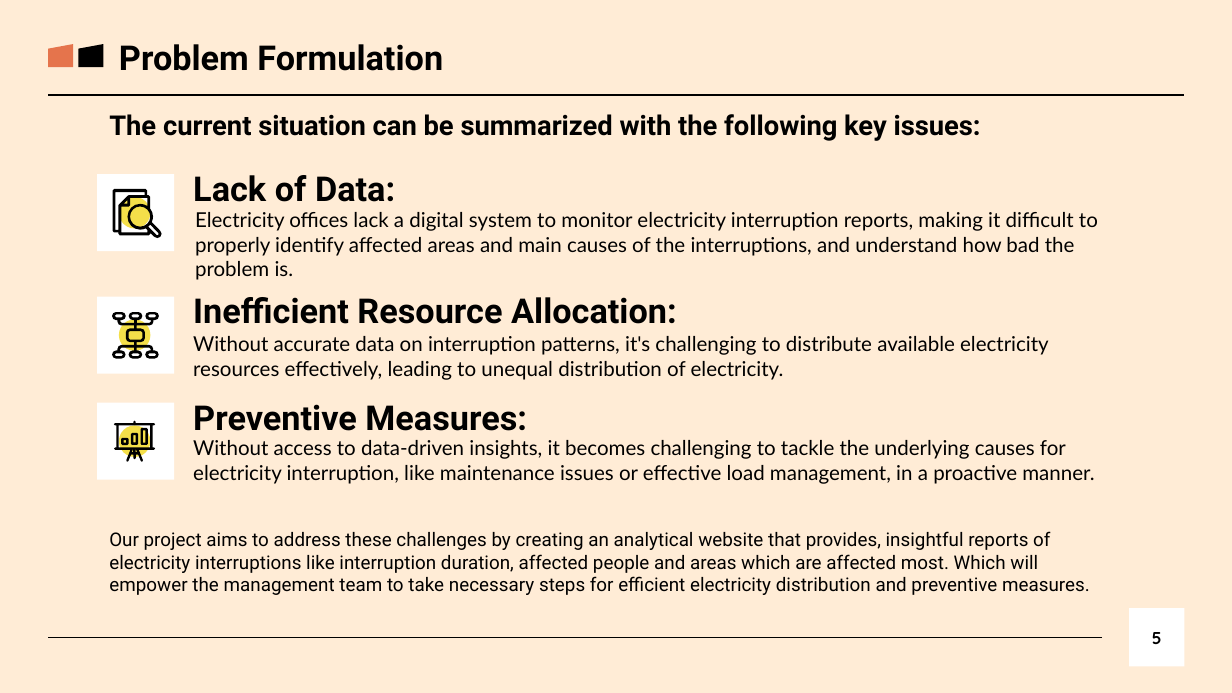
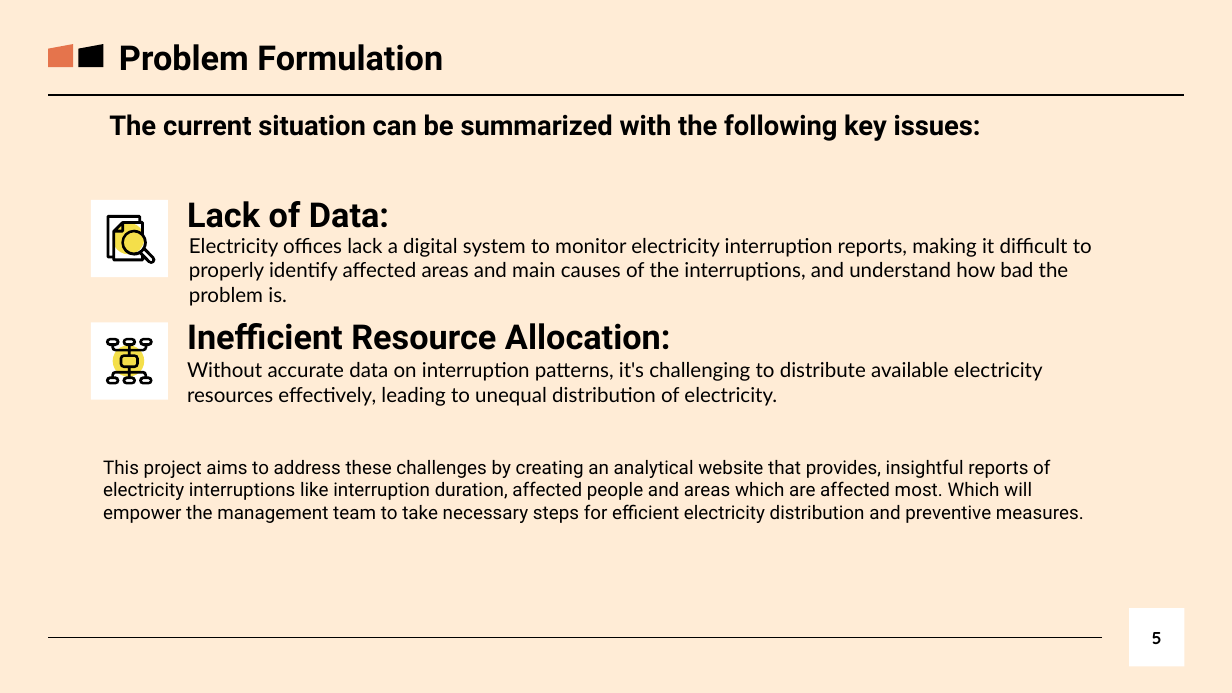
Before and after one commit to itstanmaymitra/eims, a slide deck: slide 5 of presentation/Presentation.pptx. Drawn at 1232x693 pixels with LibreOffice and Linux fonts; fonts in the diff are those of the drawing. Boxes give left, top, right and bottom in pixels: in the first picture for what was removed or moved away, otherwise in the second. Text is boxed around its words. In the diff, an @@ line names an element or a change of style, - is before the commit and + after.

```diff
--- a/presentation/Presentation.pptx
+++ b/presentation/Presentation.pptx
@@ 2 texts, 2 ellipses, 2 rectangles, 2 freeform shapes, 1 title, 1 subtitle: place and size @@
-2 texts, 2 ellipses, 2 rectangles, 2 freeform shapes, 1 title, 1 subtitle at (97, 174, 1098, 380)
+2 texts, 2 ellipses, 2 rectangles, 2 freeform shapes, 1 title, 1 subtitle at (91, 200, 1092, 406)
@@ rectangle removed at (97, 403, 175, 480) @@
@@ text removed at (193, 404, 527, 431) @@
-Preventive Measures:
@@ ellipse removed at (118, 425, 150, 457) @@
@@ group removed at (115, 420, 155, 461): 4 freeform shapes @@
@@ text removed at (193, 440, 1094, 484) @@
-Without access to data-driven insights, it becomes challenging to tackle the underlying causes for electricity interruption, like maintenance issues or effective load management, in a proactive manner.
@@ text at (103, 459, 1084, 523): text changed @@
-Our project aims to address these challenges by creating an analytical website that provides, insightful reports of electricity interruptions like interruption duration, affected people and areas which are affected most. Which will empower the management team to take necessary steps for efficient electricity distribution and preventive measures.
+This project aims to address these challenges by creating an analytical website that provides, insightful reports of electricity interruptions like interruption duration, affected people and areas which are affected most. Which will empower the management team to take necessary steps for efficient electricity distribution and preventive measures.
```
Also in this commit, not shown: 4 other slides changed, 1 slide added, 6 slides removed, 3 other files.
